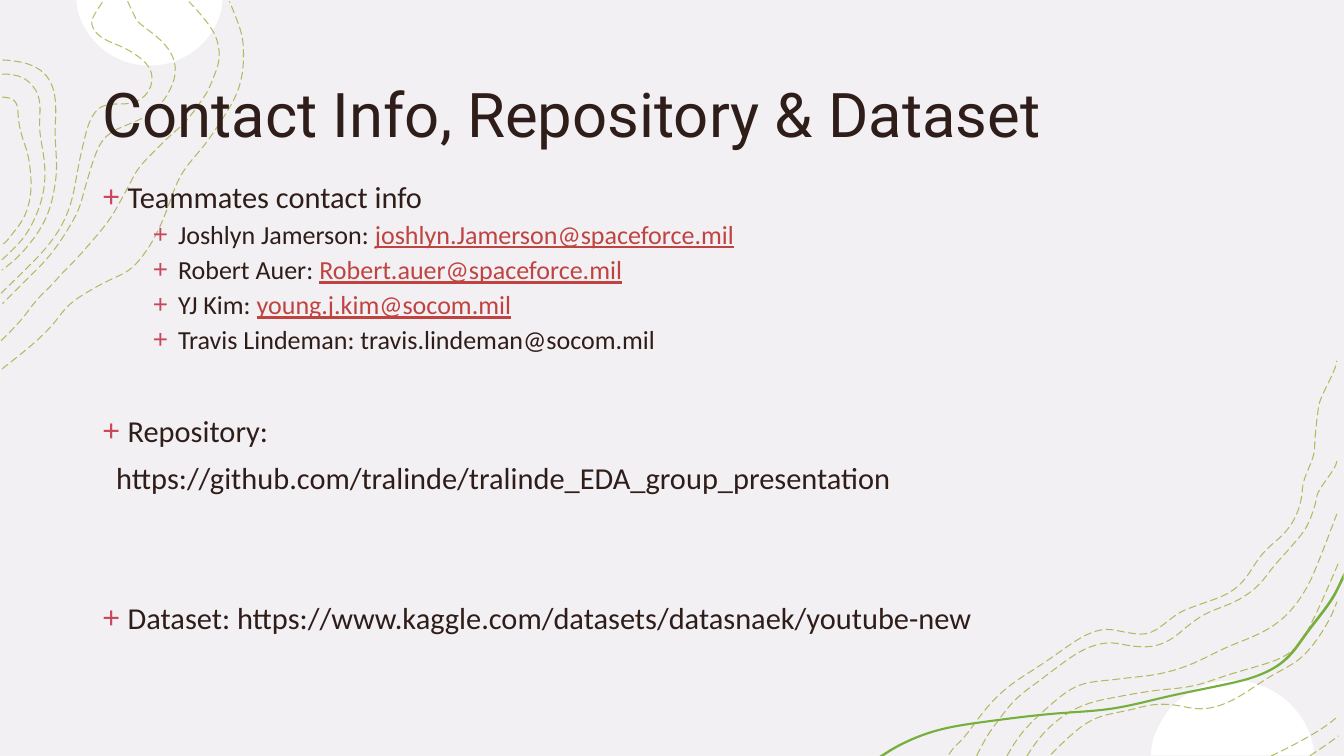
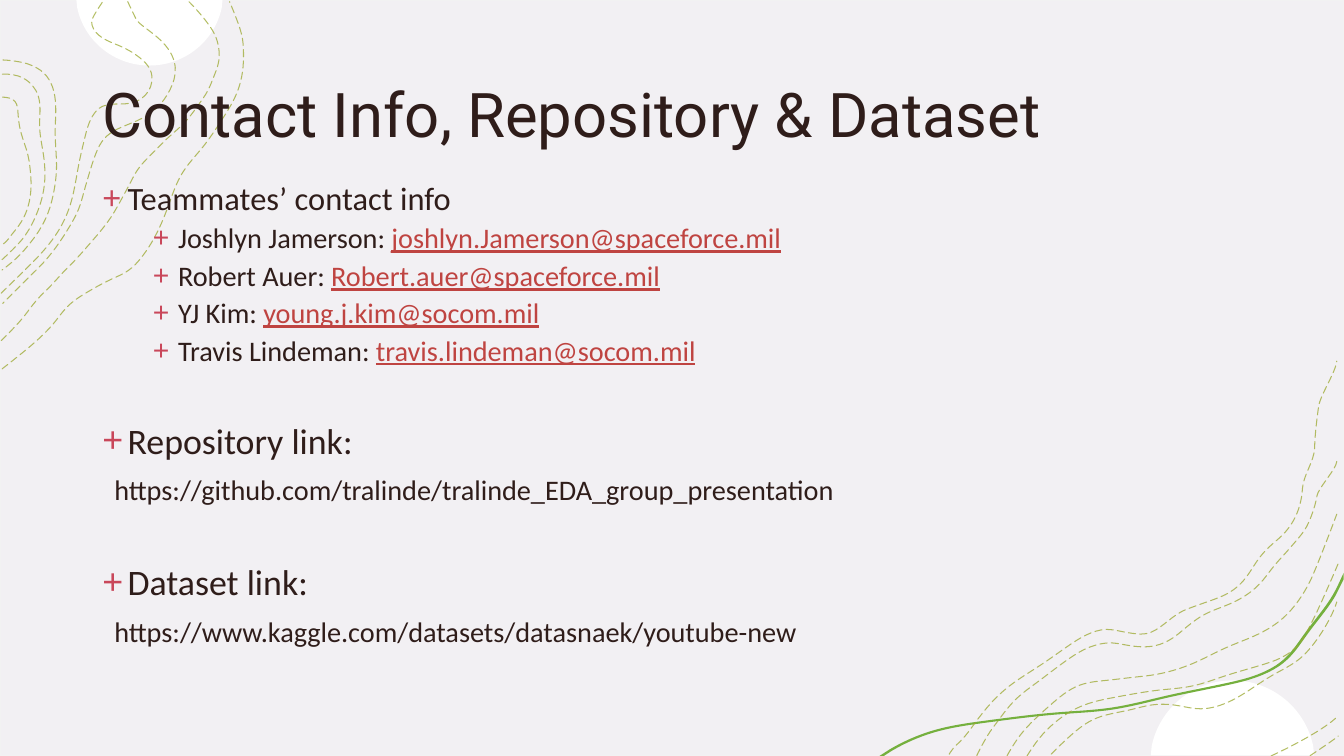
Before and after one commit to tralinde/tralinde_EDA_group_presentation, a slide deck: slide 10 of ppt/Youtube Analytics from 2011 in the U.pptx. Drawn at 1344x756 pixels with LibreOffice and Linux fonts; fonts in the diff are those of the drawing. Boxes give left, top, right and bottom in pixels: in the first picture for what was removed or moved away, otherwise in the second. Text is boxed around its words. In the diff, an @@ line names an element or a change of style, - is before the commit and + after.

```diff
--- a/ppt/Youtube Analytics from 2011 in the U.pptx
+++ b/ppt/Youtube Analytics from 2011 in the U.pptx
@@ text at (128,183,451,217): text changed; size 21.7 to 23.2 pt @@
-+ Teammates contact info
++ Teammates’ contact info
@@ text at (114,228,833,505): size 18.6 to 20.1 pt in "Joshlyn Jamerson: joshlyn.Jamerson@spaceforce.mil", "Robert Auer: Robert.auer@spaceforce.mil", "YJ Kim: young.j.kim@socom.mil", "Travis Lindeman: travis.lindeman@socom.mil"; text colour #2F1D1A to #BF4441, underline on in "travis.lindeman@socom.mil"; size 21.7 to 20.1 pt in "https://github.com/tralinde/tralinde_EDA_group_presentation" @@
@@ text at (128,429,353,460): text changed; size 21.7 to 25.6 pt @@
-+ Repository:
++ Repository link:
@@ text at (114,570,796,647): text changed; size 21.7 to 20.1 pt @@
-+ Dataset: https://www.kaggle.com/datasets/datasnaek/youtube-new
++ Dataset link:
+https://www.kaggle.com/datasets/datasnaek/youtube-new
```
Also in this commit, not shown: 1 other slide changed, 1 other file.
